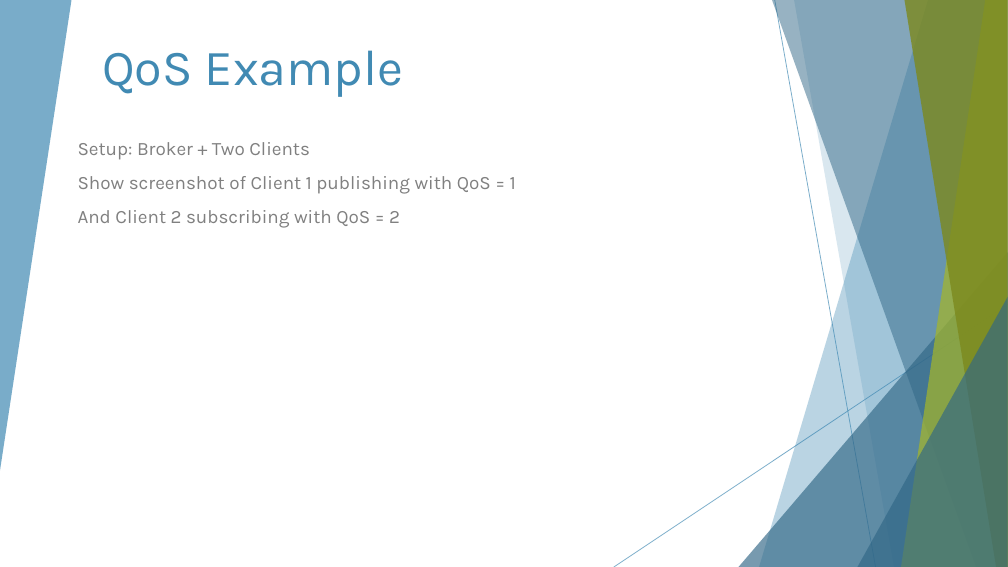
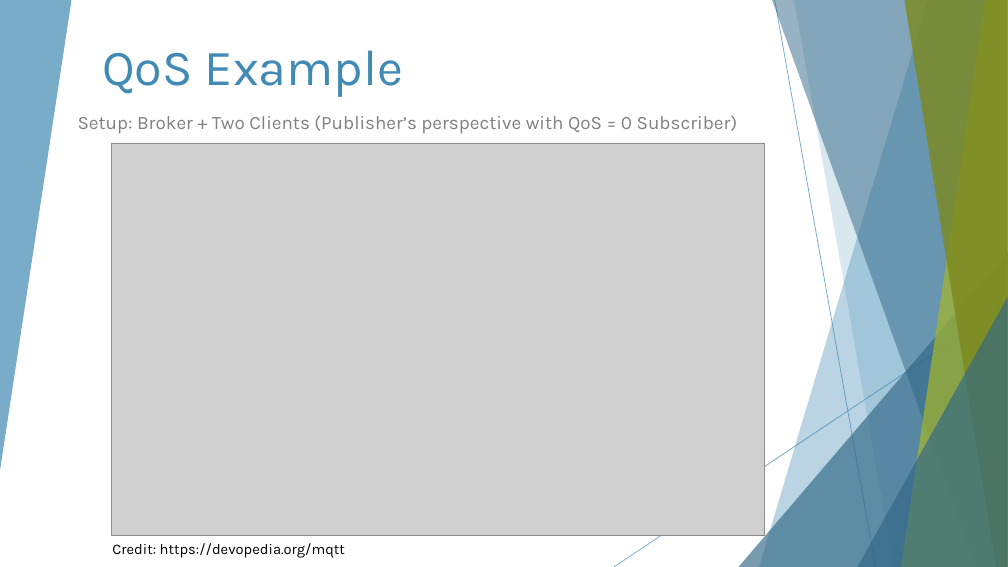
Before and after one commit to francois-normandin/mqtt-lv-py-demo, a slide deck: slide 8 of UKTAG 20210528 MQTT.pptx (slide 7 before the commit). Drawn at 1008x567 pixels with LibreOffice and Linux fonts; fonts in the diff are those of the drawing; grey boxes stand for pictures. Boxes give left, top, right and bottom in pixels: in the first picture for what was removed or moved away, otherwise in the second. Text is boxed around its words. In the diff, an @@ line names an element or a change of style, - is before the commit and + after.

Commit message:
more from presentation

```diff
--- a/UKTAG 20210528 MQTT.pptx
+++ b/UKTAG 20210528 MQTT.pptx
@@ text at [78,115,738,134]: text changed @@
-Setup: Broker + Two Clients
-Show screenshot of Client 1 publishing with QoS = 1
-And Client 2 subscribing with QoS = 2
+Setup: Broker + Two Clients (Publisher’s perspective with QoS = 0 Subscriber)
@@ picture added at [111,143,765,535] @@
@@ text added at [112,543,345,558], 14 pt, text #000000 @@
+Credit: https://devopedia.org/mqtt
```
Also in this commit, not shown: 2 other slides changed, 1 slide added, 1 other file.
